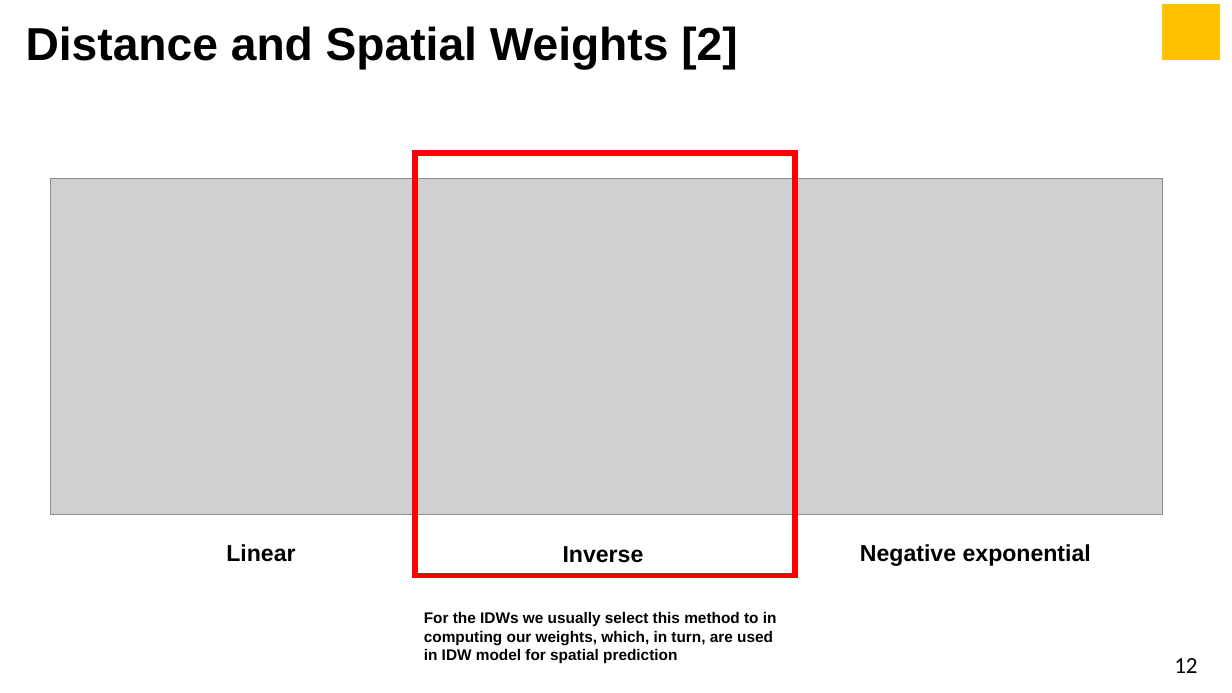
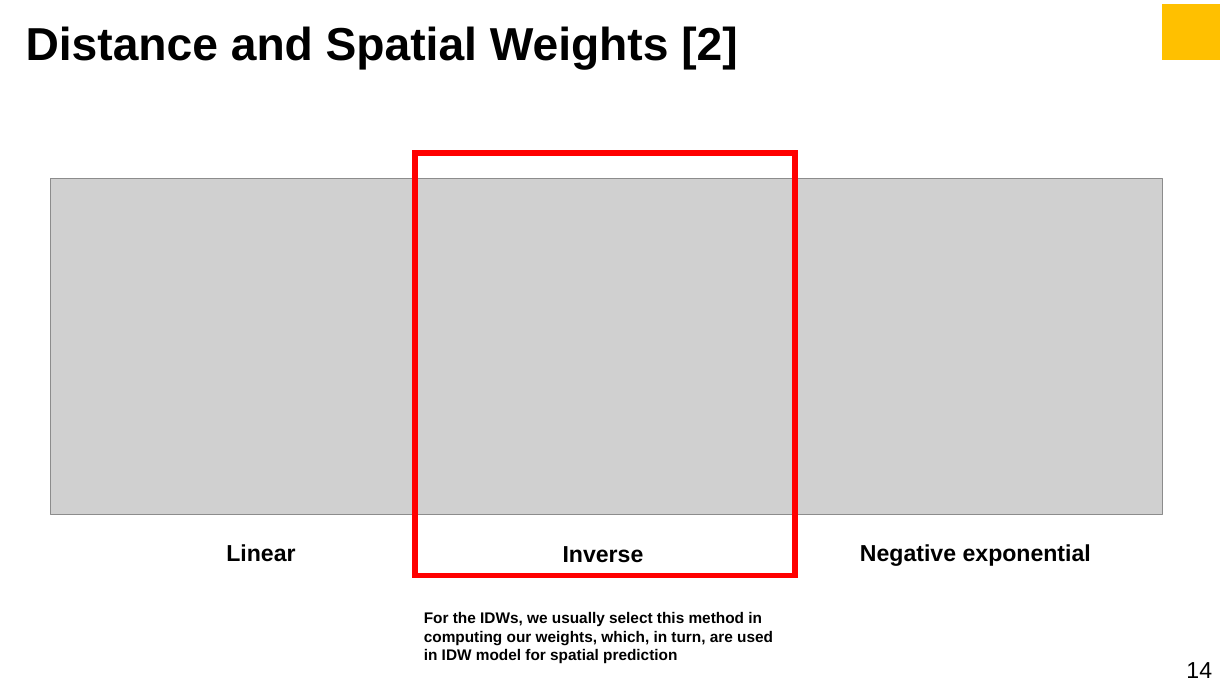
Before and after one commit to UCLPG-MSC-SGDS/GEOG0114, a slide deck: slide 14 of Lecture_notes_powerpoint/Week 6 Lecture Notes - Geostatistical Modelling.pptx (slide 12 before the commit). Drawn at 1232x693 pixels with LibreOffice and Linux fonts; fonts in the diff are those of the drawing; grey boxes stand for pictures. Boxes give left, top, right and bottom in pixels: in the first picture for what was removed or moved away, otherwise in the second. Text is boxed around its words. In the diff, an @@ line names an element or a change of style, - is before the commit and + after.

```diff
--- a/Lecture_notes_powerpoint/Week 6 Lecture Notes - Geostatistical Modelling.pptx
+++ b/Lecture_notes_powerpoint/Week 6 Lecture Notes - Geostatistical Modelling.pptx
@@ text at (424,612,773,664): text changed @@
-For the IDWs we usually select this method to in computing our weights, which, in turn, are used in IDW model for spatial prediction
+For the IDWs, we usually select this method in computing our weights, which, in turn, are used in IDW model for spatial prediction
@@ page number removed at (1174,658,1197,673) @@
-12
@@ page number added at (1186,662,1212,678), 18 pt, text #000000 @@
+14
```
Also in this commit, not shown: 34 other slides changed, 4 slides added, 3 other files.
